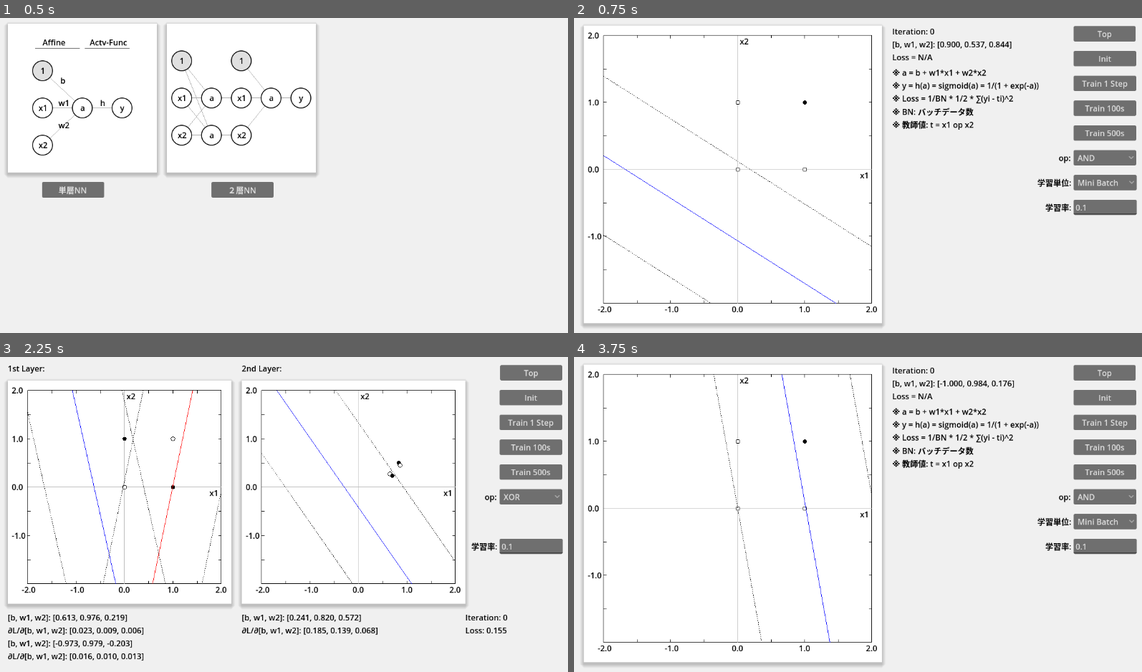
Above: before the commit, frames 1-4 (two rows, left to right).
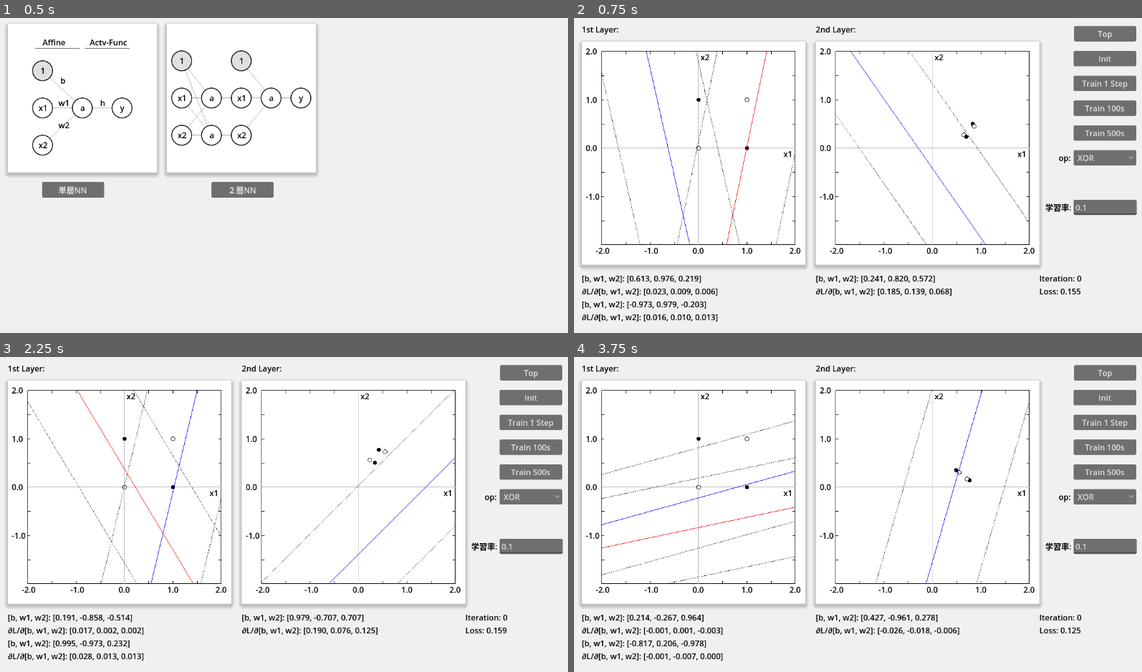
Above: after the commit, the same moments.

Repository: vivisuke/VisualFCL
Game: Godot game, scene res://top_scene.tscn
The game is run twice, just before and just after one commit, with the same random seed, the same clock (stepped at 60 frames per second) and the same inputs.
Inputs:
- Up to frame 1 (0.5 s): no input
- Up to frame 2 (0.75 s): click "単層NN" at 0.5 s
- Up to frame 3 (2.25 s): click "Top" at 1.25 s; click "２層NN" at 2 s
- Up to frame 4 (3.75 s): click "Top" at 2.75 s; click "単層NN" at 3.5 s

Frame 1 is identical in both runs. In frame 2, 11% of the frame differs, in the area x 1-100%, y 2-99%; in frame 3, 1.8%; in frame 4, 11%.

Commit message:
0054 ◎ C 06/20 06/20 0.003│ToDo│トップシーン：単層・２層NN 図示部分クリックでもシーン遷移

Diff:
--- a/VisualFCL/scripts/top_scene.gd
+++ b/VisualFCL/scripts/top_scene.gd
@@ -1,5 +1,6 @@
 extends Node2D
 
+var pressed_ix = -1
 
 # Called when the node enters the scene tree for the first time.
 func _ready():
@@ -13,9 +14,36 @@
 func _process(delta):
 	pass
 
+func point_in_rect(ctrl: Control, pnt: Vector2) -> bool:
+	var pos = ctrl.position
+	var sz = ctrl.size
+	return (pnt.x >= pos.x && pnt.x < pos.x + sz.x &&
+			pnt.y >= pos.y && pnt.y < pos.y + sz.y)
+func pos_to_index(pos):
+	if point_in_rect($SingleLayerRect, pos): return 0
+	if point_in_rect($DoubleLayerRect, pos): return 1
+	return -1
+func _input(event):
+	if event is InputEventMouseButton:
+		var mpos = get_global_mouse_position()
+		print(mpos)
+		var ix = pos_to_index(mpos)		#
+		print(ix)
+		if event.is_pressed():
+			print("pressed")
+			pressed_ix = ix
+		else:
+			print("released")
+			if ix == pressed_ix:
+				if ix == 0:
+					get_tree().change_scene_to_file("res://fc1layer_scene.tscn")
+				elif ix == 1:
+					get_tree().change_scene_to_file("res://fc1layer_scene.tscn")
+			pressed_ix = -1
+	pass
 
 func _on_single_layer_nn_button_pressed():
-	get_tree().change_scene_to_file("res://fc1layer_scene.tscn")
+	get_tree().change_scene_to_file("res://fc2layer_scene.tscn")
 	pass # Replace with function body.
 
 
Not shown, changed: VisualFCL.spr
